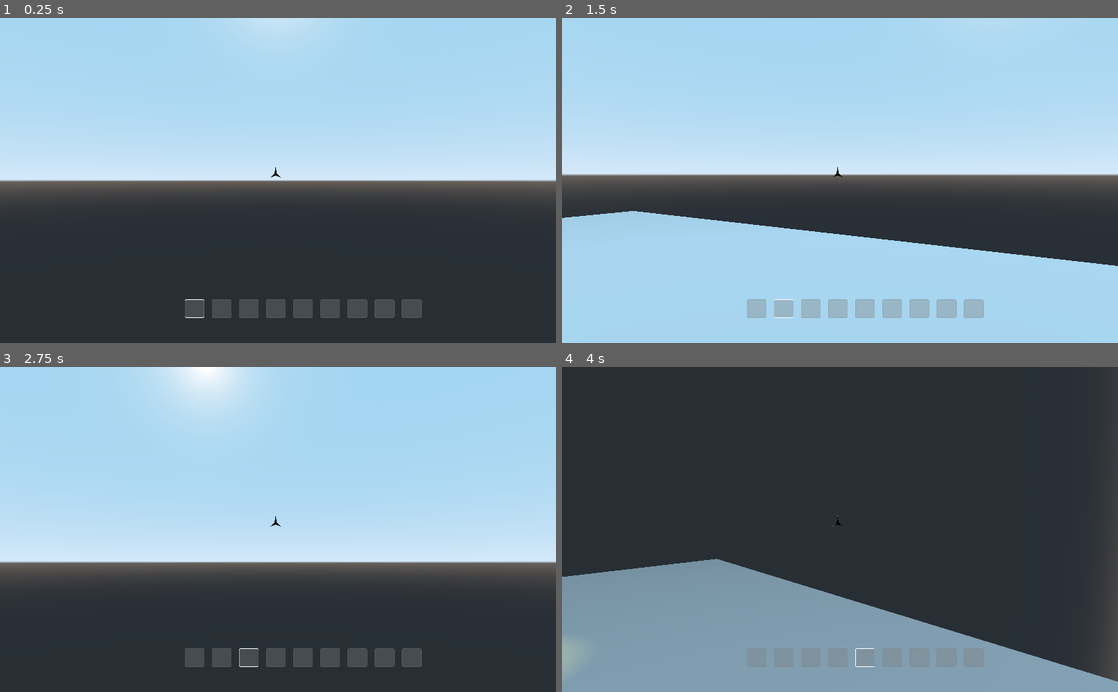
Above: before the commit, frames 1-4 (two rows, left to right).
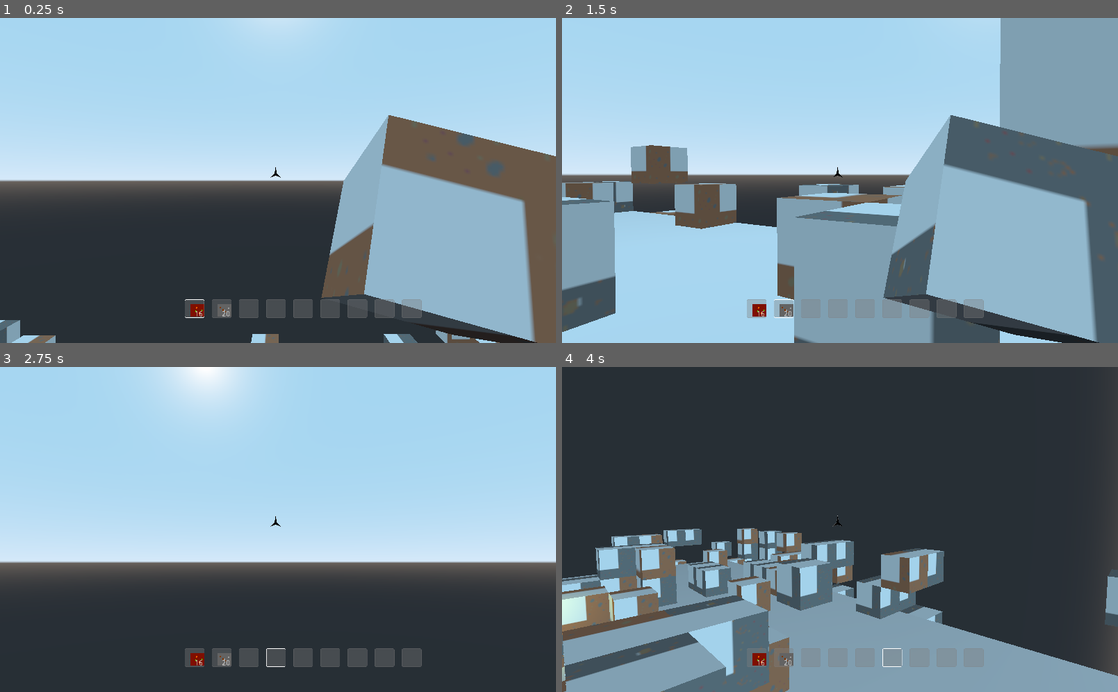
Above: after the commit, the same moments.

Repository: Ratterif/cubePlanet
Game: Godot game, scene res://Root.tscn
Same seed, same stepped clock (60 frames per second), same inputs: the game is played once before the commit and once after it.
Inputs (mouse positions are in pixels of both pictures, inside the frame that each line leads up to):
- Up to frame 1 (0.25 s): no input
- Up to frame 2 (1.5 s): tap Enter (ui_accept) at 0.5, 0.77 s; move the mouse to (867, 180) at 0.52 s; hold 1 (ui_1) 0.53-1.28 s; hold Up (ui_up) from 0.53 s (still down); tap 2 (ui_2) at 0.8, 1.35 s; move the mouse to (812, 180) at 1.27 s
- Up to frame 3 (2.75 s): keep holding Up (ui_up); tap Enter (ui_accept) at 1.52 s; tap 3 (ui_3) at 1.55 s; move the mouse to (289, 523) at 2.02 s; hold 3 (ui_3) from 2.03 s (still down); tap 4 (ui_4) at 2.3 s
- Up to frame 4 (4 s): keep holding Up (ui_up); tap Enter (ui_accept) at 2.75, 3.02, 3.77 s; move the mouse to (834, 536) at 2.77 s; release 3 (ui_3) at 2.78 s; tap 4 (ui_4) at 2.85 s; tap 5 (ui_5) at 3.05 s; move the mouse to (878, 532) at 3.52 s; hold 5 (ui_5) from 3.53 s (still down); tap 6 (ui_6) at 3.8 s

The runs differ from the first frame. In frame 1, 23% of the frame differs, in the area x 0-100%, y 29-100%; in frame 2, 49%, in the area x 0-100%, y 0-100%; in frame 3, 0.2%; in frame 4, 18%.

Commit message:
Случайная генерация

Diff:
--- a/2d.gd
+++ b/2d.gd
@@ -18,6 +18,9 @@
 		$Lot2/Label,
 		$Lot3/Label
 	]
+	G.add(0, 'dirt', 16, "res://dirt.png", "res://dirt_icon.png")
+	G.add(1, 'rock', 20, "res://rock.png", "res://rock_icon.png")
+
 	# Replace with function body.
 
 
--- a/2d.tscn
+++ b/2d.tscn
@@ -81,11 +81,13 @@
 
 [node name="item" type="Sprite" parent="Lot2"]
 position = Vector2( 40, 25 )
-scale = Vector2( 5, 5 )
 
 [node name="Label" type="Label" parent="Lot2"]
-margin_right = 40.0
-margin_bottom = 14.0
+margin_left = 50.0
+margin_top = 60.0
+margin_right = 71.0
+margin_bottom = 74.0
+rect_scale = Vector2( 10, 10 )
 
 [node name="Lot4" type="Sprite" parent="."]
 position = Vector2( 504, 535 )
--- a/KinematicBody.gd
+++ b/KinematicBody.gd
@@ -36,6 +36,33 @@
 
 func _ready():
 	Input.set_mouse_mode(Input.MOUSE_MODE_CAPTURED)
+	OS.center_window()
+	world_gen()
+	set_item()
+
+func world_gen():
+	for x in range(-24, 24):
+		for y in range(-24, 24):
+			for z in range(-24, 24):
+				if (x > 20 or x < -20 or y > 20 or y < -20 or z > 20 or z< -20) and ((x % 2 == 1 or -x % 2 == 1) and (y % 2 == 1 or -y % 2 == 1) and (z % 2 == 1 or -z % 2 == 1)):
+					if randf() < 0.1:
+						var id = randi() % 2
+						var block = load("res://cube.tscn").instance()
+						var item = block.get_node("KinematicBody")
+						blocks.append(block)
+						#add_child_below_node(get_tree().get_root().get_node("item"), block)
+						get_node("../../Platform/KinematicBody/blocks").add_child(block)
+						block.translate(Vector3(x, y, z))
+						item.label = G.conf[id].label
+						item.texture = G.conf[id].texture
+						item.icon = G.conf[id].icon
+						item.count = G.conf[id].count
+						var mesh = item.get_node("MeshInstance")
+						var mat = SpatialMaterial.new()
+						mat.albedo_texture = load(item.texture)
+						mesh.material_override = mat
+						item.key = id
+
 
 func _physics_process(delta):
 	var base = Basis(Vector3(), PI/2)
@@ -43,23 +70,23 @@
 	var snap = Vector3.DOWN * 0.2
 	var v = Vector3(0, 0, 0);
 
-	if Input.is_action_pressed('ui_1'):
+	if Input.is_action_just_pressed('ui_1'):
 		change_lot(0)
-	if Input.is_action_pressed('ui_2'):
+	if Input.is_action_just_pressed('ui_2'):
 		change_lot(1)
-	if Input.is_action_pressed('ui_3'):
+	if Input.is_action_just_pressed('ui_3'):
 		change_lot(2)
-	if Input.is_action_pressed('ui_4'):
+	if Input.is_action_just_pressed('ui_4'):
 		change_lot(3)
-	if Input.is_action_pressed('ui_5'):
+	if Input.is_action_just_pressed('ui_5'):
 		change_lot(4)
-	if Input.is_action_pressed('ui_6'):
+	if Input.is_action_just_pressed('ui_6'):
 		change_lot(5)
-	if Input.is_action_pressed('ui_7'):
+	if Input.is_action_just_pressed('ui_7'):
 		change_lot(6)
-	if Input.is_action_pressed('ui_8'):
+	if Input.is_action_just_pressed('ui_8'):
 		change_lot(7)
-	if Input.is_action_pressed('ui_9'):
+	if Input.is_action_just_pressed('ui_9'):
 		change_lot(8)
 	$cam/Control/Active.transform.origin = Vector2(lot.x + active_lot * 50, lot.y)
 
@@ -83,8 +110,8 @@
 			G.remove(2, -1)
 		set_item()
 		print(G.all)
-	if Input.is_action_pressed('ui_LMB'):
-		if(active_item):
+	if Input.is_action_just_pressed('ui_LMB'):
+		if active_lot == 2:
 			var colide = raycast.get_collider()
 			if colide and colide.get_script() and colide.has_method('action'):
 				print (colide.texture)
@@ -98,10 +125,13 @@
 	_velocity0.z = v.z
 
 	if Input.is_action_just_pressed('ui_RMB'):
-		spawn_block()
+		spawn_block(active_lot)
 
 	if Input.is_action_just_pressed("ui_cancel"):
 		get_tree().quit()
+	if Input.is_action_just_pressed("ui_end"):
+		print("active_lot ", active_lot)
+		active_lot = 0
 
 	transform.basis = Basis() * _vel.inverse()
 
@@ -203,27 +233,33 @@
 			$cam/item.add_child(active_item)
 		else:
 			active_item = load("res://cube.tscn").instance()
-			active_item.get_node("KinematicBody/MeshInstance").get_active_material(0).normal_texture = load(G.all[active_lot].texture)
+			var mat2 = SpatialMaterial.new()
+			mat2.albedo_texture = load(G.all[active_lot].texture)
+			active_item.get_node("KinematicBody/MeshInstance").material_override = mat2
 			$cam/item.add_child(active_item)
 
-func spawn_block():
-	var block = load("res://cube.tscn").instance()
-	var item = block.get_node("KinematicBody")
-	blocks.append(block)
-	#add_child_below_node(get_tree().get_root().get_node("item"), block)
-	get_node("../../Platform/KinematicBody/blocks").add_child(block)
-	var forw = raycast.get_collision_point()
-	#block.translate(Vector3(round(forw.x/-2)*2, round(forw.y/2)*2, round(forw.z/2)*2))
-	block.translate(Vector3(round((forw.x-1)/2)*2+1,round((forw.y-1)/2)*2+1,round((forw.z-1)/2)*2+1))
-	item.label = "dirt"
-	item.texture = "res://dirt.png"
-	item.icon = "res://dirt_icon.png"
-	var mesh = item.get_node("MeshInstance")
-	var mat = mesh.get_active_material(0)
-	var tex = load("res://dirt.png")
-	mat.normal_texture = tex
-	item.key = 0
-#	poz.y += 2
+func spawn_block(num):
+	if G.has(num) and num != 2:
+		var block = load("res://cube.tscn").instance()
+		var item = block.get_node("KinematicBody")
+		blocks.append(block)
+		#add_child_below_node(get_tree().get_root().get_node("item"), block)
+		get_node("../../Platform/KinematicBody/blocks").add_child(block)
+		var forw = raycast.get_collision_point()
+		#block.translate(Vector3(round(forw.x/-2)*2, round(forw.y/2)*2, round(forw.z/2)*2))
+		block.translate(Vector3(round((forw.x-1)/2)*2+1,round((forw.y-1)/2)*2+1,round((forw.z-1)/2)*2+1))
+		item.label = G.all[num].label
+		item.texture = G.all[num].texture
+		item.icon = G.all[num].icon
+		item.count = G.conf[num].count
+		var mesh = item.get_node("MeshInstance")
+		var mat = SpatialMaterial.new()
+		mat.albedo_texture = load(item.texture)
+		mesh.material_override = mat
+		item.key = num
+		G.remove(num, 1)
+		set_item()
+#		poz.y += 2
 func change_lot(num):
 	active_lot = num
 	set_item()
--- a/cube.tscn
+++ b/cube.tscn
@@ -1,14 +1,8 @@
-[gd_scene load_steps=6 format=2]
+[gd_scene load_steps=4 format=2]
 
-[ext_resource path="res://dirt.png" type="Texture" id=1]
 [ext_resource path="res://block.gd" type="Script" id=2]
 
 [sub_resource type="CubeMesh" id=1]
-
-[sub_resource type="SpatialMaterial" id=3]
-normal_enabled = true
-normal_scale = 16.0
-normal_texture = ExtResource( 1 )
 
 [sub_resource type="BoxShape" id=2]
 
@@ -20,7 +14,6 @@
 [node name="MeshInstance" type="MeshInstance" parent="KinematicBody"]
 mesh = SubResource( 1 )
 skeleton = NodePath("../..")
-material/0 = SubResource( 3 )
 
 [node name="CollisionShape" type="CollisionShape" parent="KinematicBody"]
 shape = SubResource( 2 )
--- a/global.gd
+++ b/global.gd
@@ -1,6 +1,7 @@
 extends Node
 
 var all = {}
+var conf = {0: {'label': 'dirt', 'count': 1, 'texture': "res://dirt.png", 'icon': "res://dirt_icon.png"}, 1: {'label': 'rock', 'count': 1, 'texture': "res://rock.png", 'icon': "res://rock_icon.png"}}
 var control
 var labels
 
@@ -16,15 +17,20 @@
 			'texture' : texture,
 			'icon' : icon
 		}
+	if all[key].count > 1:
+		labels[key].text = String(all[key].count)
 func has(key):
 	return all.has(key)
 func remove(key, count=1):
 	if has(key):
 		if count == -1:
 			control[key].texture = null
+			labels[key].text = ''
 			all.erase(key)
 		else:
 			all[key].count -= count
+			labels[key].text = String(all[key].count)
 			if all[key].count < 1:
 				control[key].texture = null
+				labels[key].text = ''
 				all.erase(key)
Binary file changed: dirt.png
Binary file added: rock.png
Not shown, added: rock.png.import
Binary file added: rock_icon.png
Not shown, added: rock_icon.png.import
